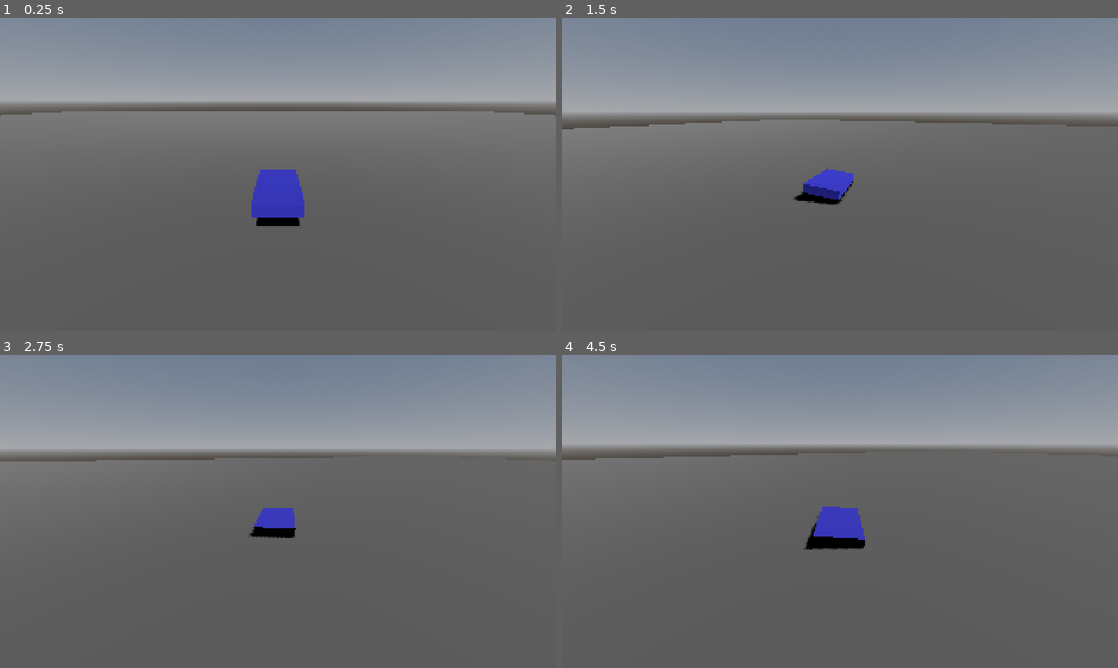
Above: before the commit, frames 1-4 (two rows, left to right).
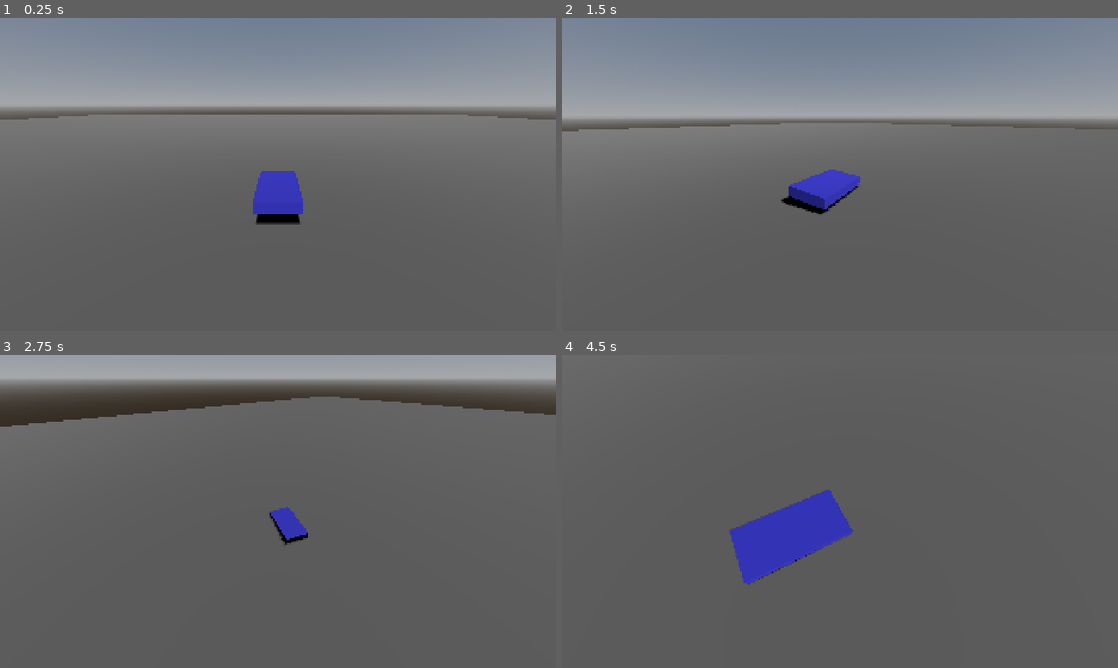
Above: after the commit, the same moments.

Repository: hunterbastian/path
Game: Godot game, scene res://scenes/test_flat.tscn
Two runs of this game, one before a commit and one after it. Both use one fixed random seed, a clock stepped at 60 frames per second and the inputs below.
Inputs (mouse positions are in pixels of both pictures, inside the frame that each line leads up to):
- Up to frame 1 (0.25 s): no input
- Up to frame 2 (1.5 s): move the mouse to (962, 158) at 0.52 s; hold D (steer_right) 0.53-1.28 s; hold Shift (boost) 0.53-1.28 s; move the mouse to (728, 190) at 1.27 s; hold S (brake) from 1.28 s (still down); tap Shift (boost) at 1.35 s
- Up to frame 3 (2.75 s): move the mouse to (333, 442) at 2.02 s; release S (brake) at 2.03 s; hold D (steer_right) from 2.03 s (still down); hold Shift (boost) from 2.03 s (still down)
- Up to frame 4 (4.5 s): move the mouse to (812, 574) at 2.77 s; release D (steer_right) at 2.78 s; release Shift (boost) at 2.78 s; hold W (accelerate) 2.78-3.53 s; tap Shift (boost) at 2.85, 4.35 s; move the mouse to (1006, 558) at 3.52 s; hold Shift (boost) 3.53-4.28 s; hold A (steer_left) from 3.53 s (still down); move the mouse to (673, 464) at 4.27 s

The runs differ from the first frame. In frame 1, 4.4% of the frame differs, in the area x 0-100%, y 26-67%; in frame 2, 4.2%; in frame 3, 31%; in frame 4, 33%, in the area x 0-100%, y 0-74%.

Commit message:
feat: full camera system — FOV, drift offset, freelook, shake, terrain clearance
Co-Authored-By: Claude Sonnet 4.6 <noreply@anthropic.com>

Diff:
--- a/scripts/camera/third_person_camera.gd
+++ b/scripts/camera/third_person_camera.gd
@@ -17,34 +17,202 @@
 @export var speed_height_add: float = 1.5
 @export var max_reference_speed: float = 45.0
 
+# --- FOV ---
+@export var base_fov: float = 75.0
+@export var speed_fov_add: float = 8.0
+@export var boost_fov_add: float = 6.0
+@export var airborne_fov_add: float = 4.0
+@export var landing_fov_kick: float = -8.0
+@export var fov_smooth: float = 6.0
+@export var landing_kick_decay: float = 8.0
+
+# --- Drift offset ---
+@export var drift_offset_amount: float = 2.5
+@export var drift_offset_smooth: float = 3.0
+
+# --- Freelook ---
+@export var mouse_sensitivity: float = 0.003
+@export var freelook_return_delay: float = 1.0
+@export var freelook_return_speed: float = 3.0
+@export var min_pitch: float = -0.5
+@export var max_pitch: float = 0.8
+
+# --- Heave & shake ---
+@export var heave_intensity: float = 0.15
+@export var shake_intensity: float = 0.02
+@export var shake_speed: float = 20.0
+
+# Follow state
 var _target: Node3D
 var _current_distance: float
 var _current_height: float
+
+# FOV state
+var _fov_kick: float = 0.0
+var _was_airborne: bool = false
+
+# Drift state
+var _current_drift_offset: float = 0.0
+
+# Freelook state
+var _orbit_yaw: float = 0.0
+var _orbit_pitch: float = 0.0
+var _freelook_timer: float = 0.0
+var _is_freelooking: bool = false
+
+# Heave & shake state
+var _shake_offset: Vector3 = Vector3.ZERO
+var _heave_offset: float = 0.0
+
 
 func _ready() -> void:
 	if target_path:
 		_target = get_node(target_path)
 	_current_distance = base_distance
 	_current_height = base_height
+	Input.mouse_mode = Input.MOUSE_MODE_CAPTURED
+
+
+func _input(event: InputEvent) -> void:
+	if event is InputEventMouseMotion:
+		_orbit_yaw -= event.relative.x * mouse_sensitivity
+		_orbit_pitch -= event.relative.y * mouse_sensitivity
+		_orbit_pitch = clampf(_orbit_pitch, min_pitch, max_pitch)
+		_freelook_timer = 0.0
+		_is_freelooking = true
+
 
 func _physics_process(delta: float) -> void:
 	if not _target:
 		return
 
-	var speed: float = _target.linear_velocity.length() if _target is RigidBody3D else 0.0
+	# ── 1. Read vehicle state ──────────────────────────────────────────────────
+
+	var speed: float = 0.0
+	if _target is RigidBody3D:
+		speed = _target.linear_velocity.length()
+
 	var speed_ratio := clampf(speed / max_reference_speed, 0.0, 1.0)
 
-	# Speed-responsive distance and height
+	var lateral_vel: float = 0.0
+	if _target is RigidBody3D:
+		lateral_vel = _target.linear_velocity.dot(_target.global_transform.basis.x)
+
+	# Boost check via VehicleInput child
+	var vehicle_input: Node = _target.get_node_or_null("VehicleInput")
+	var is_boosting: bool = false
+	if vehicle_input:
+		is_boosting = bool(vehicle_input.get("boost"))
+
+	# Airborne check — any child RayCast3D not colliding means airborne
+	var is_airborne: bool = true
+	for child in _target.get_children():
+		if child is RayCast3D:
+			if child.is_colliding():
+				is_airborne = false
+				break
+
+	# ── 2. Speed-responsive distance and height ────────────────────────────────
+
 	var target_distance := base_distance + speed_distance_add * speed_ratio
 	var target_height := base_height + speed_height_add * speed_ratio
 	_current_distance = lerpf(_current_distance, target_distance, 3.0 * delta)
 	_current_height = lerpf(_current_height, target_height, 3.0 * delta)
 
+	# ── 3. Freelook auto-return ────────────────────────────────────────────────
+
+	if _is_freelooking:
+		_freelook_timer += delta
+		if _freelook_timer >= freelook_return_delay:
+			_orbit_yaw = lerpf(_orbit_yaw, 0.0, freelook_return_speed * delta)
+			_orbit_pitch = lerpf(_orbit_pitch, 0.0, freelook_return_speed * delta)
+			if absf(_orbit_yaw) < 0.001 and absf(_orbit_pitch) < 0.001:
+				_orbit_yaw = 0.0
+				_orbit_pitch = 0.0
+				_is_freelooking = false
+
+	# ── 4. Build desired position ──────────────────────────────────────────────
+
 	var target_pos := _target.global_position
 	var target_forward := -_target.global_transform.basis.z
-
-	var desired_pos := target_pos - target_forward * _current_distance + Vector3.UP * _current_height
+	var target_right := _target.global_transform.basis.x
+
+	# Apply orbit yaw: rotate target_forward around world UP
+	var orbit_basis := Basis(Vector3.UP, _orbit_yaw)
+	var orbit_forward := orbit_basis * target_forward
+
+	# Camera position behind the vehicle in orbit direction
+	var desired_pos := target_pos - orbit_forward * _current_distance + Vector3.UP * _current_height
+
+	# Apply pitch offset to height
+	desired_pos.y += _orbit_pitch * _current_distance
+
+	# Drift lateral offset
+	var target_drift_offset: float = 0.0
+	if absf(lateral_vel) > 3.0 and speed > 5.0:
+		target_drift_offset = signf(lateral_vel) * drift_offset_amount
+	_current_drift_offset = lerpf(_current_drift_offset, target_drift_offset, drift_offset_smooth * delta)
+	desired_pos += target_right * _current_drift_offset
+
+	# Heave: read vehicle roll (rotation.z) as suspension lean
+	var roll_angle: float = _target.rotation.z
+	_heave_offset = lerpf(_heave_offset, roll_angle * heave_intensity, 8.0 * delta)
+	desired_pos.y += _heave_offset
+
+	# Roughness shake
+	if speed > 2.0:
+		var time := float(Time.get_ticks_msec()) * 0.001
+		var shake_scale := speed_ratio * shake_intensity
+		_shake_offset = Vector3(
+			sin(time * shake_speed * 1.1) * shake_scale,
+			sin(time * shake_speed) * shake_scale,
+			0.0
+		)
+	else:
+		_shake_offset = _shake_offset.lerp(Vector3.ZERO, 8.0 * delta)
+	desired_pos += _shake_offset
+
+	# ── 5. Terrain clearance ──────────────────────────────────────────────────
+
+	var space_state := get_world_3d().direct_space_state
+	if space_state:
+		var query := PhysicsRayQueryParameters3D.create(target_pos + Vector3.UP * 0.5, desired_pos)
+		query.exclude = [_target.get_rid()] if _target is CollisionObject3D else []
+		var result := space_state.intersect_ray(query)
+		if result:
+			desired_pos = result.position + result.normal * 0.3
+
+	# ── 6. Apply position ─────────────────────────────────────────────────────
+
 	global_position = global_position.lerp(desired_pos, follow_smooth * delta)
 
+	# ── 7. Build look target ──────────────────────────────────────────────────
+
 	var look_target := target_pos + target_forward * look_ahead
+	# Add a fraction of drift offset to look target
+	look_target += target_right * _current_drift_offset * 0.3
+
+	# ── 8. Apply look_at ──────────────────────────────────────────────────────
+
 	look_at(look_target, Vector3.UP)
+
+	# ── 9. Update FOV ─────────────────────────────────────────────────────────
+
+	# Landing kick: was airborne last frame, now grounded
+	if _was_airborne and not is_airborne:
+		_fov_kick = landing_fov_kick
+
+	_was_airborne = is_airborne
+
+	# Decay kick toward 0
+	_fov_kick = lerpf(_fov_kick, 0.0, landing_kick_decay * delta)
+
+	# Build target FOV from contributions
+	var target_fov := base_fov
+	target_fov += speed_fov_add * speed_ratio
+	if is_boosting:
+		target_fov += boost_fov_add
+	if is_airborne:
+		target_fov += airborne_fov_add
+
+	fov = lerpf(fov, target_fov + _fov_kick, fov_smooth * delta)
